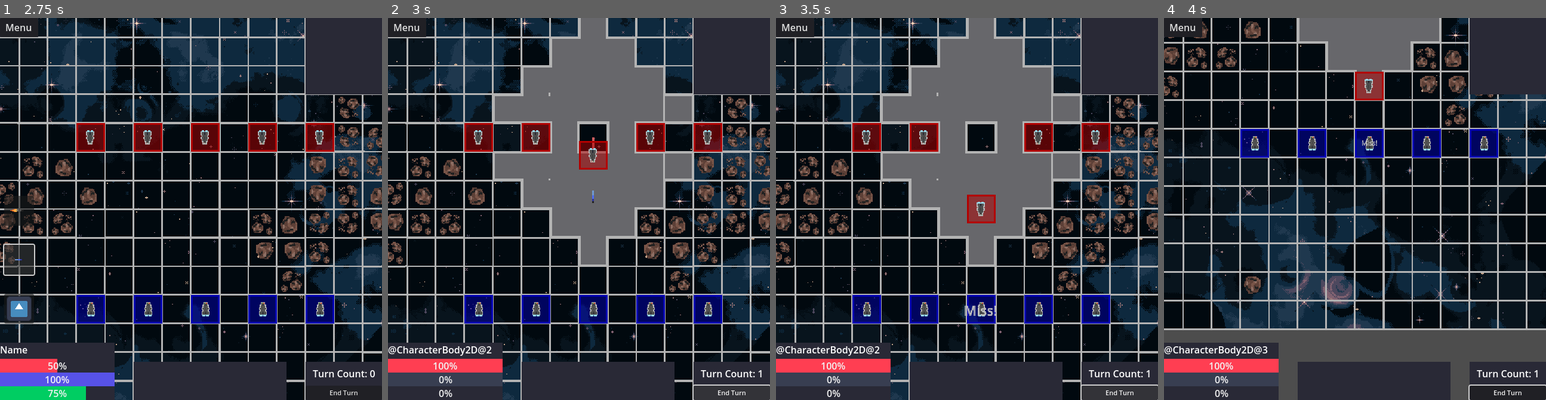
Above: before the commit, frames 1-4 (left to right).
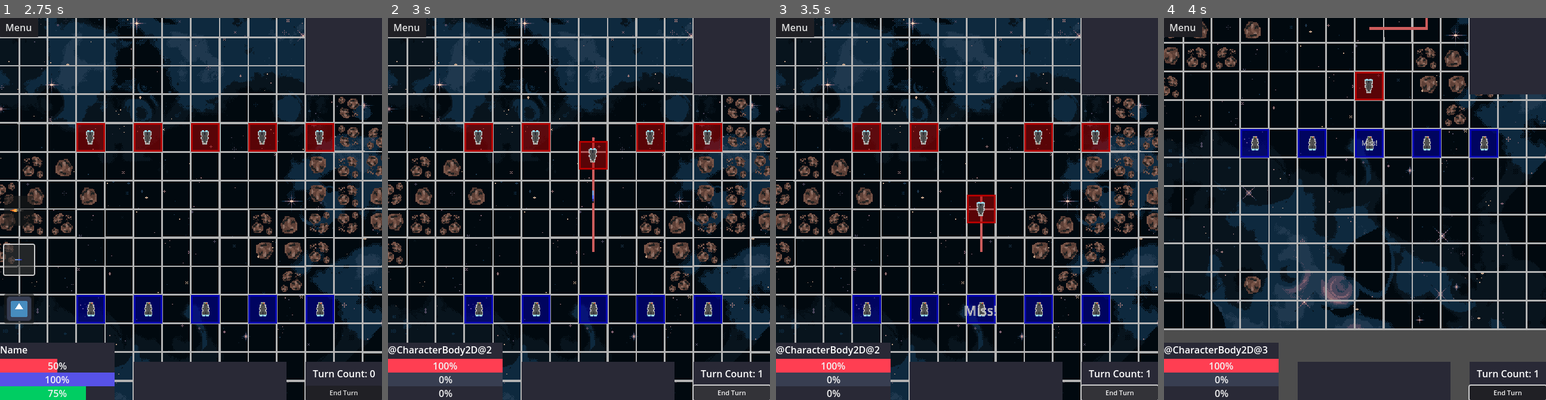
Above: after the commit, the same moments.

Repository: kAntonelli22/space
Game: Godot game, scene res://scenes/main_menu.tscn
Same seed, same stepped clock (60 frames per second), same inputs: the game is played once before the commit and once after it. The engine's default icon, where the game draws it, is replaced by a stand-in: a white triangle on a blue panel in a dark square.
Inputs (mouse positions are in pixels of both pictures, inside the frame that each line leads up to):
- Up to frame 1 (2.75 s): click "Play Game" at 0.5 s; click "-->" at 1.25 s; click (19, 258) at 2 s
- Up to frame 2 (3 s): click "End Turn" at 2.75 s
- Up to frame 3 (3.5 s): no input
- Up to frame 4 (4 s): move the mouse to (1370, 308) at 3.52 s; hold S (CameraDown) from 3.53 s (still down); click (1370, 308) at 3.67 s

Frame 1 is identical in both runs. In frame 2, 18% of the frame differs, in the area x 27-80%, y 0-65%; in frame 3, 18%; in frame 4, 4.4%.

Commit message:
fixed a few more issues

Diff:
--- a/scripts/AIController.gd
+++ b/scripts/AIController.gd
@@ -7,18 +7,5 @@
 
 
 # Called every frame. 'delta' is the elapsed time since the previous frame.
-func _process(delta: float) -> void:
+func _process(_delta: float) -> void:
    pass
-
-func turn():
-   faction_turn(Global.friendly_ships)
-   faction_turn(Global.enemy_ships)
-   faction_turn(Global.neutral_ships)
-   emit_signal("next_turn")
-
-func faction_turn(faction):
-   print("faction: ", faction)
-   for ship in faction:
-      print("\n", ship.name, ": starting turn\n------------------------")
-      ship.is_selected
-      #while ship.turn: pass      # endlessly loop until the ship is done
--- a/scripts/Global.gd
+++ b/scripts/Global.gd
@@ -170,21 +170,20 @@
    popup_instance.label.add_theme_color_override("font_color", color)
 
 func turn():
-   faction_turn(Global.friendly_ships)
-   faction_turn(Global.enemy_ships)
-   faction_turn(Global.neutral_ships)
-   print("turn completed")
+   await faction_turn(Global.friendly_ships)
+   await faction_turn(Global.enemy_ships)
+   await faction_turn(Global.neutral_ships)
    SignalBus.emit_signal("next_turn")
 
 func faction_turn(faction):
-   print("faction: ", faction, " starting turn")
+   print("Global: faction starting turn\n------------------------")
    for ship in faction:
       print("\n", ship.name, ": starting turn\n------------------------")
       current_selected = ship
       ship.is_selected = true
       await SignalBus.turn_complete
-      print("\n", ship.name, ": ending turn\n------------------------")
-   print("faction: ", faction, " ending turn")
+      print(ship.name, ": ending turn\n------------------------")
+   print("Global: faction ending turn\n------------------------")
 
 # called by map node after all new instances that access signals have been added
 func connect_signals():
--- a/scripts/SignalBus.gd
+++ b/scripts/SignalBus.gd
@@ -19,13 +19,3 @@
 signal ui_pdc
 signal ui_boarding
 # --- global signals --- #
-
-
-# Called when the node enters the scene tree for the first time.
-func _ready() -> void:
-   pass # Replace with function body.
-
-
-# Called every frame. 'delta' is the elapsed time since the previous frame.
-func _process(delta: float) -> void:
-   pass
--- a/scripts/battle.gd
+++ b/scripts/battle.gd
@@ -37,10 +37,10 @@
    Global.draw_paths(self, Global.enemy_ships, Color.INDIAN_RED)
 
 # --- # --- # --- # --- # Issues -- # --- # --- # --- # --- #
-# - ship selection is bugged after ending turn
+# - added temp fix in show overlay variable for enemy ships showing overlay
+# - ship selection is bugged after ending turn, should probably force deselection on end turn
+# - can fire variables do not untoggle when deselected
 # - railgun shells can still freeze after hitting a ship
-# - await may not be working correctly
-# - attack overlay uses movement points and should not
 # - tiles that cannot be pathed to are automatically highlighted by overlays # # Solved? #
 # - fix isses with overlay and add missing r pieces
 # - Camera zoom doesnt adjust clamp
--- a/scripts/cpu_frigate.gd
+++ b/scripts/cpu_frigate.gd
@@ -4,7 +4,7 @@
    super._ready()    # call ready function of frigate class
    square.modulate = Color.RED
 
-func _process(delta):
+func _process(_delta):
    #super._process(delta)    # call process function of frigate class
    if !is_selected: return
 
--- a/scripts/player_frigate.gd
+++ b/scripts/player_frigate.gd
@@ -3,6 +3,7 @@
 func _ready():
    super._ready()    # call ready function of ship class
    square.modulate = Color.BLUE
+   show_overlay = true
 # end of ready function ------------------------------------------------------
 
 func _process(delta):
--- a/scripts/ship.gd
+++ b/scripts/ship.gd
@@ -6,6 +6,7 @@
 var is_moving : bool = false
 var is_firing : bool = false
 var ready_to_fire : bool = false
+var show_overlay : bool = false
 
 # constant variables
 var MAX_HEALTH : int = 10
@@ -107,7 +108,7 @@
       id_path.pop_front()        # remove the start coord from path
 
       # if id path size is less than movement points and current tile isnt solid -> apply movement overlay
-      if id_path.size() <= movement_points and id_path.size() > min_range and !Global.astar.is_point_solid(current_tile):
+      if id_path.size() <= max_range and id_path.size() > min_range and !Global.astar.is_point_solid(current_tile):
          queue.append(current_tile)
    # end of tile queue while loop --------------------------------------------
    return queue
@@ -134,7 +135,7 @@
          is_moving = false
          current_position = main.tile_board.local_to_map(global_position)
          Global.astar.set_point_solid(current_position)
-         display_movement()
+         if show_overlay: display_movement()
    # end of global position equals next target point if statement ------------
 # end of move ship function --------------------------------------------------
 
@@ -155,12 +156,13 @@
 
 # refresh ship actions and logic after end of turn
 func next_turn():
+   print("ship: starting next turn")
    # reset movement and action points
    movement_points = MAX_MOVEMENT
    action_points = MAX_ACTION
    SignalBus.attributes_changed.emit(self, null)
-   if is_selected:
-      display_movement()
+   #if is_selected:
+      #display_movement()
 # end of next turn button ----------------------------------------------------
 
 # deselect ship if other ship emits select signal
@@ -184,6 +186,7 @@
 # # ui buttons
 # handle railgun ui button being pressed
 func ui_railgun():
+   print("ship: ui signal received")
    if is_selected and !ready_to_fire:
       ready_to_fire = true
       main.tile_overlay.clear()
